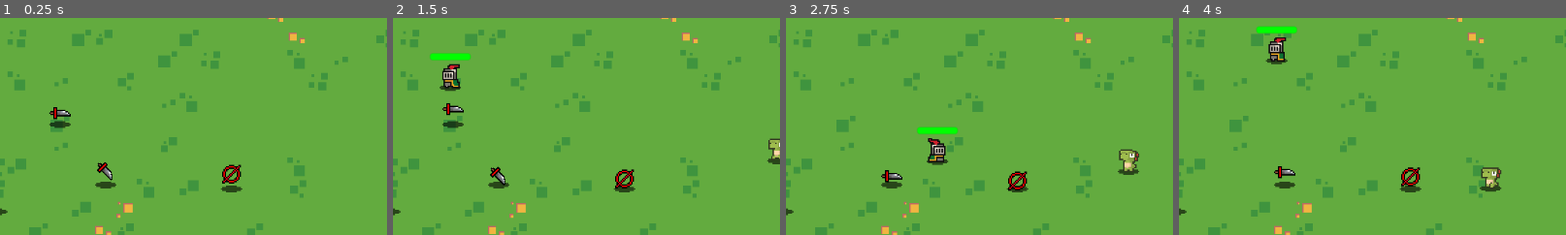
Above: before the commit, frames 1-4 (left to right).
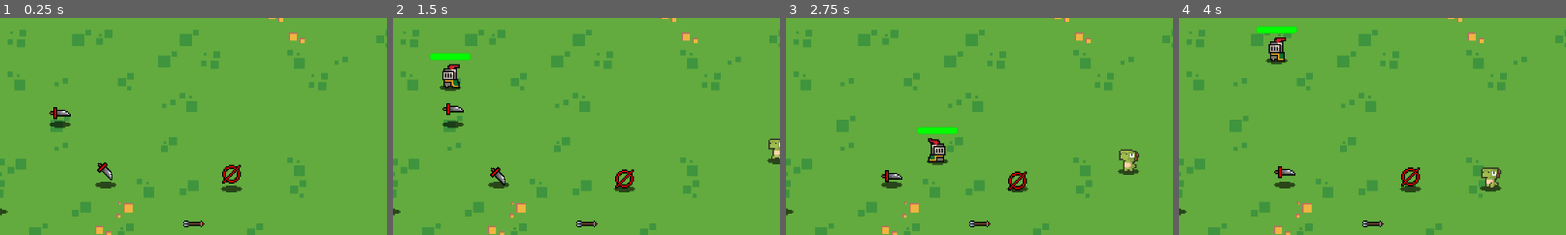
Above: after the commit, the same moments.

Repository: that-damn-cat/Godot-Programming-Patterns-1-Strategy-Pattern
Game: Godot game, scene res://game.tscn
The game is run twice, just before and just after one commit, with the same random seed, the same clock (stepped at 60 frames per second) and the same inputs. Sound files missing from this copy of the repository are replaced by a short silence.
Inputs (mouse positions are % of the whole screen's width and height, from its top left):
- Up to frame 1 (0.25 s): no input
- Up to frame 2 (1.5 s): move the mouse to (72, 45) at 0.52 s; hold D (right) 0.53-1.28 s; click (72, 45) at 0.67 s; move the mouse to (30, 55) at 1.27 s; hold S (down) from 1.28 s (still down)
- Up to frame 3 (2.75 s): move the mouse to (60, 28) at 2.02 s; release S (down) at 2.03 s; hold D (right) from 2.03 s (still down)
- Up to frame 4 (4 s): move the mouse to (45, 70) at 2.77 s; release D (right) at 2.78 s; hold W (up) 2.78-3.53 s; click (45, 70) at 2.92 s; move the mouse to (80, 65) at 3.52 s; hold A (left) from 3.53 s (still down)
The pictures show only the part of the screen within x 19-69%, y 13-63%; the shares and areas given below are measured in that part.

The runs differ from the first frame. In frame 1, 0.1% of the frame differs, in the area x 47-53%, y 93-97%; in frame 2, 0.1%; in frame 3, 0.1%; in frame 4, 0.1%.

Commit message:
Smoothing on Homing Movement

Diff:
--- a/components/Attack/Attack.gd
+++ b/components/Attack/Attack.gd
@@ -25,17 +25,15 @@
 		hit_box.hit_hurtbox.connect(_on_hitbox_hit)
 	_setup_despawn_timer(duration_seconds)
 
-func _process(_delta: float) -> void:
+func _process(delta: float) -> void:
 	if _exceeded_distance():
 		queue_free()
 
-func _physics_process(delta: float) -> void:
 	if movement_strategy == null:
 		movement_strategy = Constants.NULL_MOVEMENT_STRATEGY
 
 	global_position += movement_strategy.velocity * delta
 	rotation += movement_strategy.rotation * delta
-
 
 func _exceeded_distance() -> bool:
 	if max_distance <= 0.0:
--- a/components/MovementStrategy/strategies/home_to_target.gd
+++ b/components/MovementStrategy/strategies/home_to_target.gd
@@ -16,7 +16,7 @@
 	var desired_angle: float = (target_node.global_position - controlled_node.global_position).angle()
 	var angle_diff: float = angle_difference(controlled_node.global_rotation, desired_angle)
 
-	if abs(angle_diff) < deg_to_rad(1.0):
+	if abs(angle_diff) < deg_to_rad(5.0):
 		return(0.0)
 
 	return(angular_speed * sign(angle_diff))
--- a/game.tscn
+++ b/game.tscn
@@ -11,6 +11,8 @@
 [ext_resource type="Resource" uid="uid://cmsthi3pmfrdq" path="res://attacks/sword_swing.tres" id="8_hve3p"]
 [ext_resource type="Resource" uid="uid://di3xcl4dcnuon" path="res://attacks/spear_attack.tres" id="8_vef74"]
 [ext_resource type="Resource" uid="uid://qqfttpovoug2" path="res://attacks/sword_throw.tres" id="10_hve3p"]
+[ext_resource type="PackedScene" uid="uid://sl72qqpfp8mq" path="res://attacks/scenes/projectiles/arrow/arrow.tscn" id="12_lc2xo"]
+[ext_resource type="Script" uid="uid://c470gibcot6gk" path="res://components/MovementStrategy/strategies/home_to_target.gd" id="13_215e1"]
 
 [sub_resource type="TileSetAtlasSource" id="TileSetAtlasSource_fc0e3"]
 texture = ExtResource("1_e2o6t")
@@ -163,6 +165,10 @@
 [sub_resource type="WorldBoundaryShape2D" id="WorldBoundaryShape2D_7jktm"]
 normal = Vector2(1, 0)
 
+[sub_resource type="Resource" id="Resource_7sc4i"]
+script = ExtResource("13_215e1")
+metadata/_custom_type_script = "uid://c470gibcot6gk"
+
 [node name="Game" type="Node" node_paths=PackedStringArray("projectile_container", "enemy_container") groups=["Game"]]
 script = ExtResource("1_fc0e3")
 projectile_container = NodePath("Projectiles")
@@ -239,3 +245,9 @@
 [node name="WeaponPickup6" parent="." instance=ExtResource("5_j5wjh")]
 position = Vector2(304, 223)
 attack_strategy = ExtResource("10_hve3p")
+
+[node name="BaseAttack" parent="." instance=ExtResource("12_lc2xo")]
+unique_name_in_owner = true
+position = Vector2(487, 389)
+scale = Vector2(2, 2)
+movement_strategy = SubResource("Resource_7sc4i")
Not shown: 1 places in game.tscn that only renumber resources
